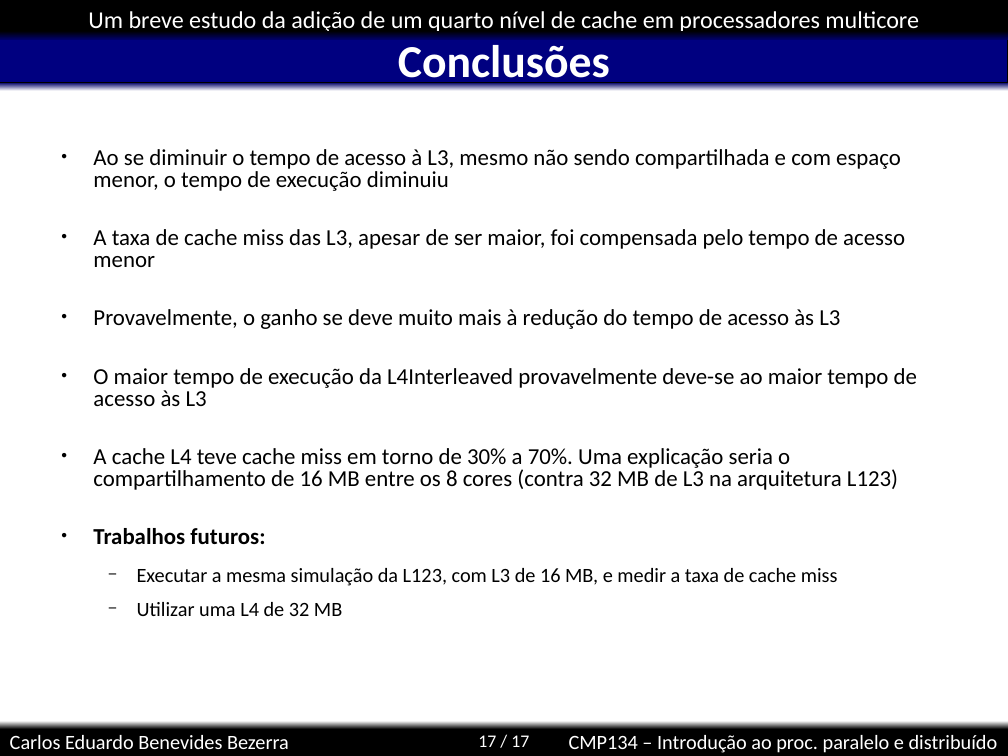
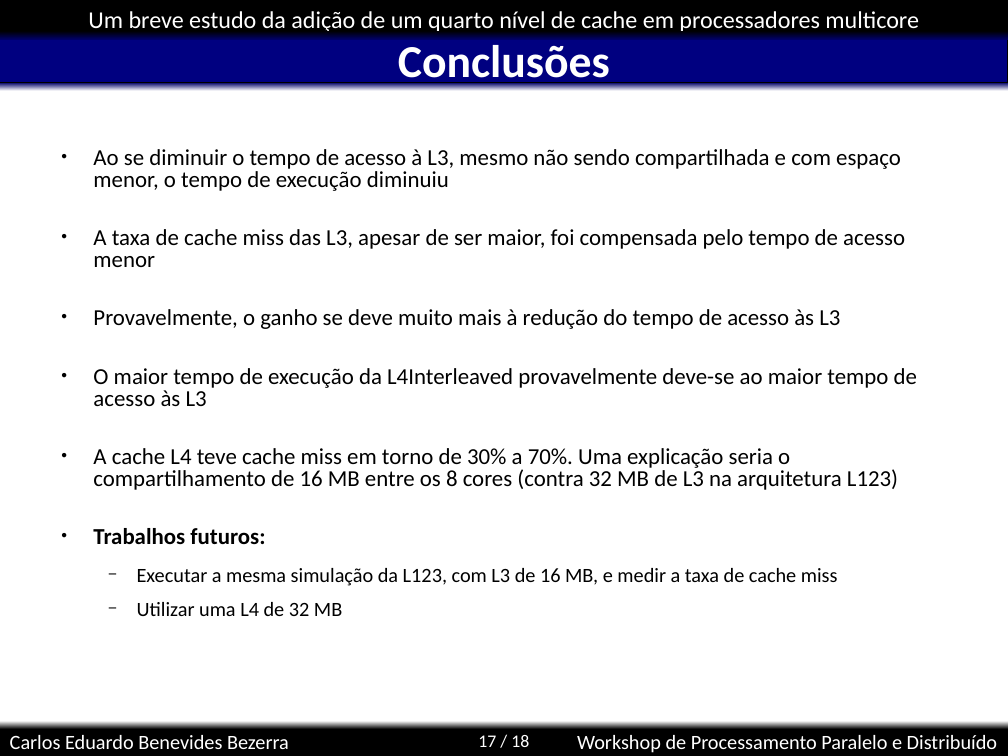
Before and after one commit to kdubezerra/kdubezerra, a slide deck: slide 17 of textos/wsppd09/app.ppt. Drawn at 1008x756 pixels with LibreOffice and Linux fonts; fonts in the diff are those of the drawing; background and template pictures are left out. Boxes give left, top, right and bottom in pixels: in the first picture for what was removed or moved away, otherwise in the second. Text is boxed around its words. In the diff, an @@ line names an element or a change of style, - is before the commit and + after.

```diff
--- a/textos/wsppd09/app.ppt
+++ b/textos/wsppd09/app.ppt
@@ page number at (x1=478, y1=735, x2=529, y2=747): text changed @@
-17 / 17
+17 / 18
@@ text at (x1=577, y1=735, x2=998, y2=753): text changed @@
-CMP134 – Introdução ao proc. paralelo e distribuído
+Workshop de Processamento Paralelo e Distribuído
```
Also in this commit, not shown: 17 other slides changed, 1 other file.
